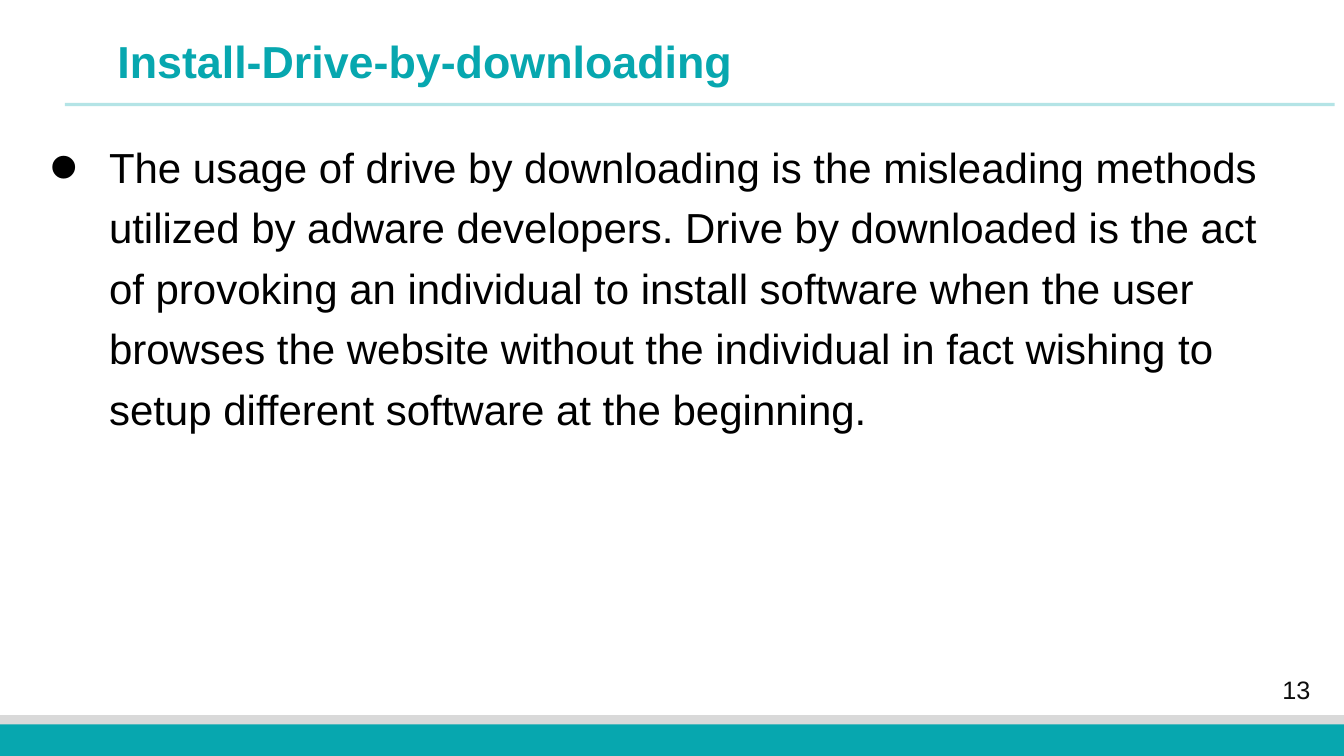
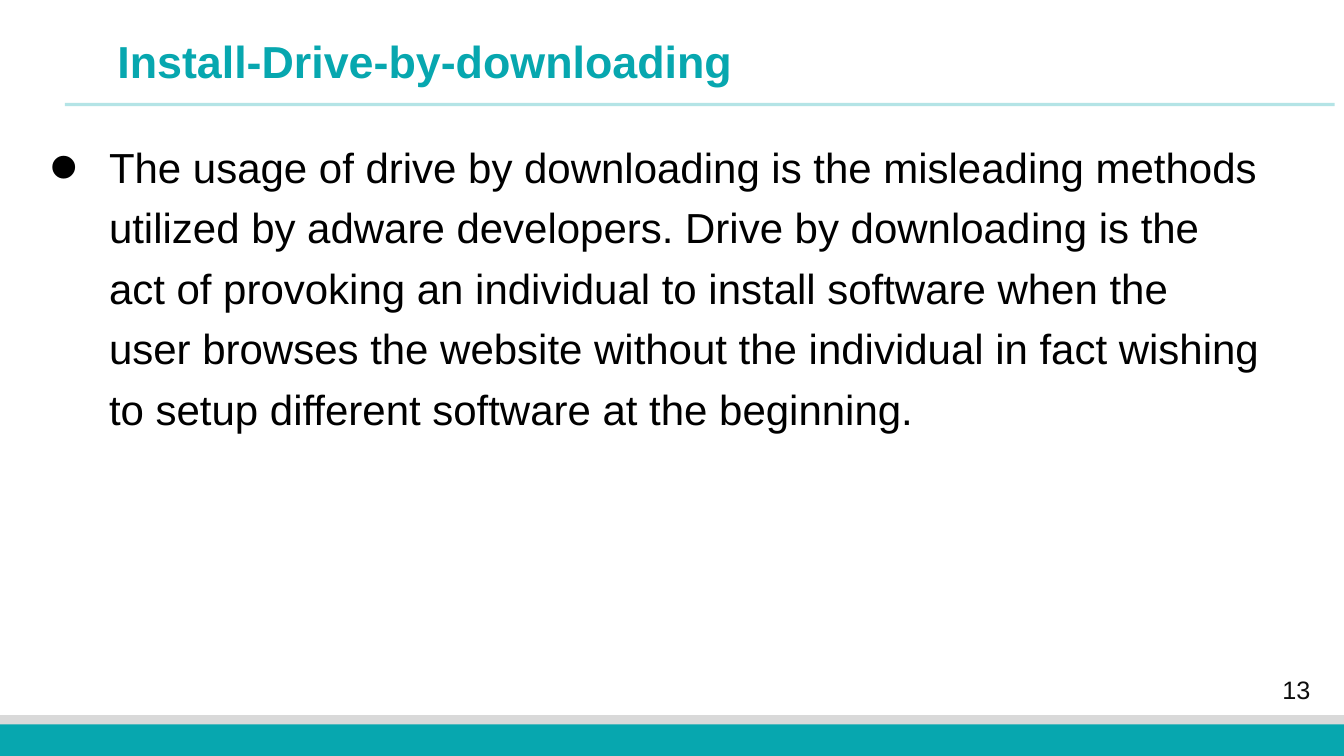
Before and after one commit to fangtian-zhong/fangtian-zhong.github.io, a slide deck: slide 13 of assets/slides/CSCI_591_Malicious_Code_Analysis_12.pptx. Drawn at 1344x756 pixels with LibreOffice and Linux fonts; fonts in the diff are those of the drawing; background and template pictures are left out. Boxes give left, top, right and bottom in pixels: in the first picture for what was removed or moved away, otherwise in the second. Text is boxed around its words. In the diff, an @@ line names an element or a change of style, - is before the commit and + after.

```diff
--- a/assets/slides/CSCI_591_Malicious_Code_Analysis_12.pptx
+++ b/assets/slides/CSCI_591_Malicious_Code_Analysis_12.pptx
@@ text at box(109, 152, 1259, 433): text changed @@
-• The usage of drive by downloading is the misleading methods utilized by adware developers. Drive by downloaded is the act of provoking an individual to install software when the user browses the website without the individual in fact wishing to setup different software at the beginning.
+• The usage of drive by downloading is the misleading methods utilized by adware developers. Drive by downloading is the act of provoking an individual to install software when the user browses the website without the individual in fact wishing to setup different software at the beginning.
```
Also in this commit, not shown: 4 other slides changed.
